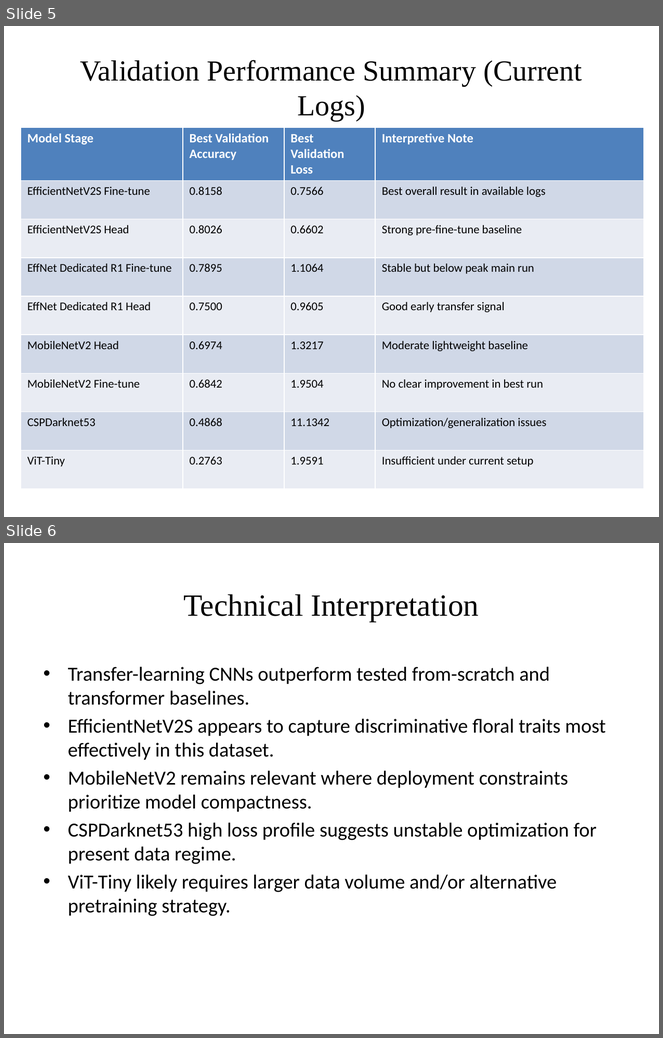
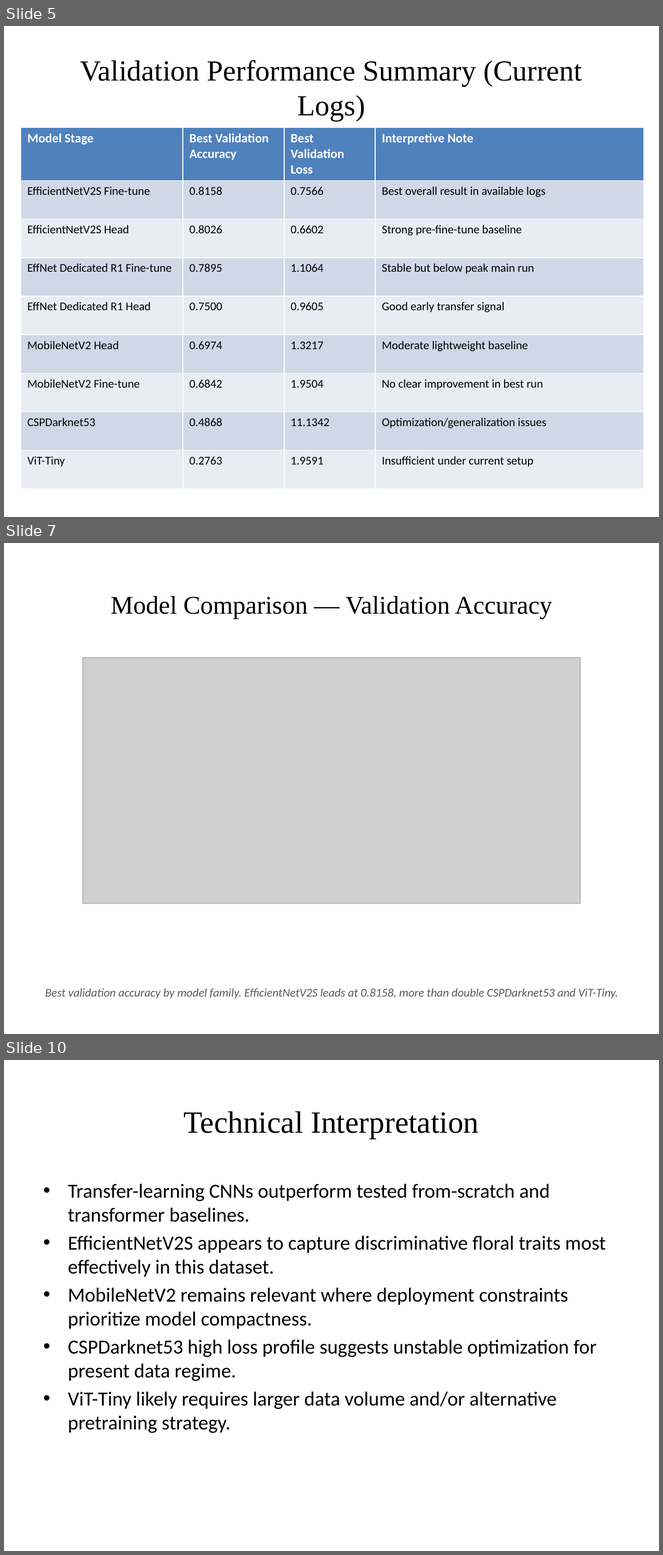
Before and after one commit to IritaSee/anggrek, a slide deck: docs/coelogyne_results_botany_academic.pptx. Shown one above the other, each under a label of ours: slides 5 and 6 before the commit, slides 5, 7 and 10 after it; the slides between them are not shown. The pictures are 663x1038 and 663x1555 pixels, drawn with LibreOffice and Linux fonts; fonts in the diff are those of the drawing; grey boxes stand for pictures. Boxes give left, top, right and bottom in pixels: in the first picture for what was removed or moved away, otherwise in the second. Text is boxed around its words. In the diff, an @@ line names an element or a change of style, - is before the commit and + after.

```diff
--- a/docs/coelogyne_results_botany_academic.pptx
+++ b/docs/coelogyne_results_botany_academic.pptx
@@ slide 7 added at box(4, 543, 659, 1034), background #FFFFFF @@
@@ title added at box(111, 596, 552, 619), 28 pt, text #000000 @@
+Model Comparison — Validation Accuracy
@@ picture added at box(83, 657, 581, 903) @@
@@ text added at box(45, 989, 619, 999), 13 pt, text #595959, italic @@
+Best validation accuracy by model family. EfficientNetV2S leads at 0.8158, more than double CSPDarknet53 and ViT-Tiny.
@@ what was slide 6 is now slide 10 @@
```
Also in this commit, not shown: 3 other slides added.
